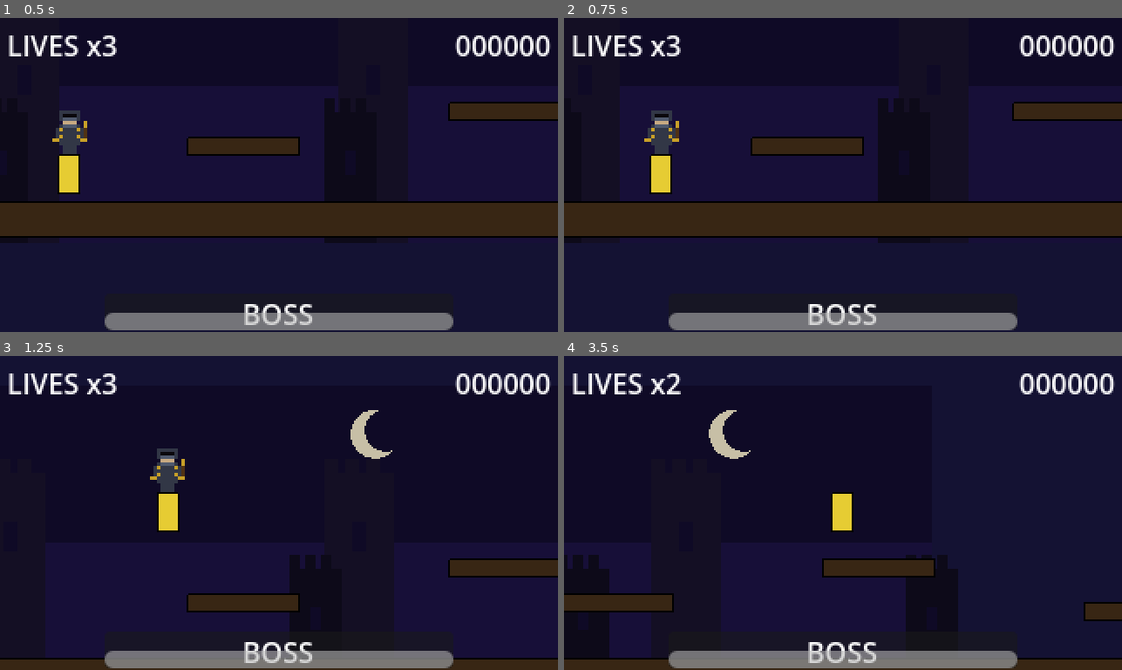
Above: before the commit, frames 1-4 (two rows, left to right).
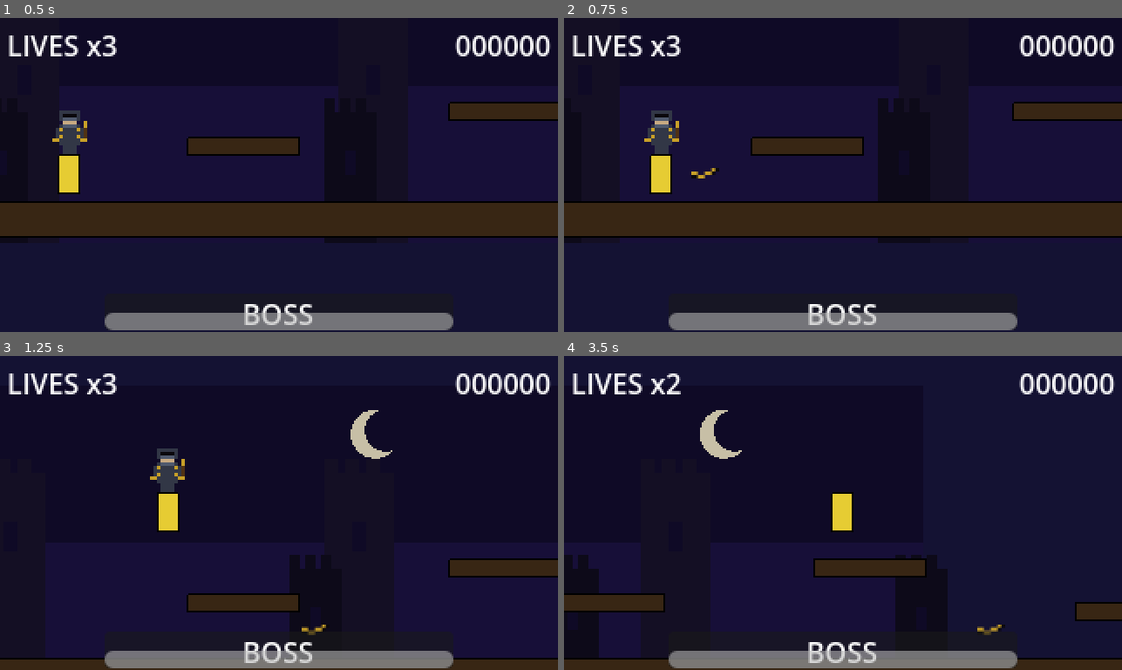
Above: after the commit, the same moments.

Repository: it-mikesoft/gng
Game: Godot game, scene res://scenes/level/level_01.tscn
The game is run twice, just before and just after one commit, with the same random seed, the same clock (stepped at 60 frames per second) and the same inputs. Sound files missing from this copy of the repository are replaced by a short silence.
Inputs:
- Up to frame 1 (0.5 s): no input
- Up to frame 2 (0.75 s): tap Enter at 0.5 s; hold D (move_right) from 0.53 s (still down); tap Z (attack) at 0.6 s
- Up to frame 3 (1.25 s): keep holding D (move_right); tap Space (jump) at 0.77 s
- Up to frame 4 (3.5 s): tap Z (attack) at 1.35, 2.1, 2.85 s; tap Space (jump) at 1.52, 3.02 s; release D (move_right) at 2.03 s; hold A (move_left) 2.03-2.78 s; hold D (move_right) from 2.78 s (still down)

Frame 1 is identical in both runs. In frame 2, less than 0.1% of the frame differs, in the area x 22-28%, y 47-52%; in frame 3, less than 0.1%; in frame 4, 2.5%, in the area x 0-94%, y 17-97%.

Commit message:
Sprites for lance/fireball, enemy hit flash, one-way platforms
- weapon.gd: load lance.png texture on Sprite2D at runtime
- boss_projectile.gd: load fireball.png, rotate node to match velocity angle
- enemy_base.gd: red flash (0.12s) on take_damage via sprite.modulate
- level_01.gd: cs.one_way_collision=true on all platforms (jump through from below)

Co-Authored-By: Claude Sonnet 4.6 <noreply@anthropic.com>

Diff:
--- a/game/scripts/boss/boss_projectile.gd
+++ b/game/scripts/boss/boss_projectile.gd
@@ -13,9 +13,13 @@
 		var s := CircleShape2D.new()
 		s.radius = 4.0
 		cs.shape = s
+	var sp : Sprite2D = get_node_or_null("Sprite2D")
+	if sp and ResourceLoader.exists("res://assets/sprites/weapons/fireball.png"):
+		sp.texture = load("res://assets/sprites/weapons/fireball.png")
 
 func set_velocity_from_angle(angle: float) -> void:
-	_vel = Vector2(cos(angle), sin(angle)) * SPEED
+	_vel     = Vector2(cos(angle), sin(angle)) * SPEED
+	rotation = angle
 
 func _physics_process(delta: float) -> void:
 	position += _vel * delta
--- a/game/scripts/enemies/enemy_base.gd
+++ b/game/scripts/enemies/enemy_base.gd
@@ -75,6 +75,9 @@
 	if state == State.DEAD:
 		return
 	hp -= amount
+	sprite.modulate = Color(1.0, 0.25, 0.25)
+	get_tree().create_timer(0.12).timeout.connect(
+		func(): if is_instance_valid(self): sprite.modulate = Color.WHITE)
 	if hp <= 0:
 		_die()
 	else:
--- a/game/scripts/level/level_01.gd
+++ b/game/scripts/level/level_01.gd
@@ -47,8 +47,9 @@
 	var sb := StaticBody2D.new()
 	var cs := CollisionShape2D.new()
 	var sh := RectangleShape2D.new()
-	sh.size  = size
-	cs.shape = sh
+	sh.size              = size
+	cs.shape             = sh
+	cs.one_way_collision = true   # pass through from below
 	sb.add_child(cs)
 	sb.position = pos
 	add_child(sb)
--- a/game/scripts/weapon.gd
+++ b/game/scripts/weapon.gd
@@ -13,6 +13,9 @@
 		var s := RectangleShape2D.new()
 		s.size = Vector2(8, 4)
 		cs.shape = s
+	var sp : Sprite2D = get_node_or_null("Sprite2D")
+	if sp and ResourceLoader.exists("res://assets/sprites/weapons/lance.png"):
+		sp.texture = load("res://assets/sprites/weapons/lance.png")
 
 func set_direction(dir: int) -> void:
 	direction     = dir
